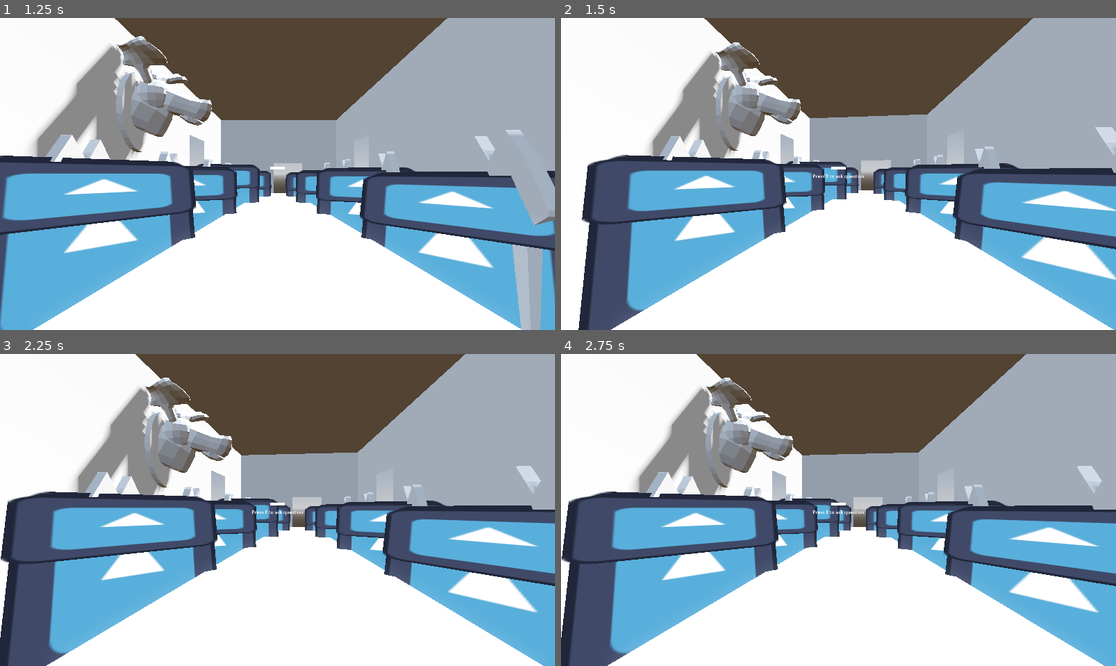
Above: before the commit, frames 1-4 (two rows, left to right).
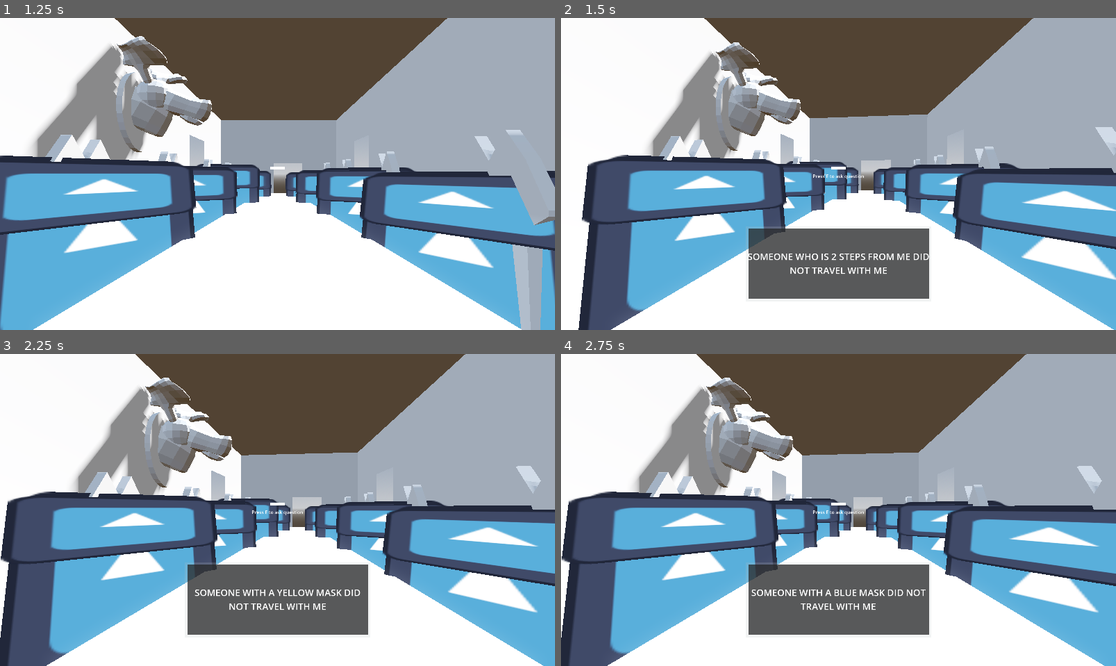
Above: after the commit, the same moments.

Repository: jepuli124/UltraMegaFGJ2026
Game: Godot game, scene res://scenes/world.tscn
Same seed, same stepped clock (60 frames per second), same inputs: the game is played once before the commit and once after it. The project has no main scene, so this scene is started directly. The engine's default icon, where the game draws it, is replaced by a stand-in: a white triangle on a blue panel in a dark square.
Inputs (mouse positions are in pixels of both pictures, inside the frame that each line leads up to):
- Up to frame 1 (1.25 s): tap Enter at 0.5 s; move the mouse to (399, 158) at 0.52 s; hold E (E) from 0.53 s (still down); click (399, 158) at 0.67 s
- Up to frame 2 (1.5 s): tap Space at 1.25 s; move the mouse to (810, 174) at 1.27 s; release E (E) at 1.28 s; tap E (E) at 1.35 s
- Up to frame 3 (2.25 s): tap E (E) at 2 s; move the mouse to (288, 503) at 2.02 s; press the mouse at (288, 503) at 2.03 s
- Up to frame 4 (2.75 s): tap E (E) at 2.3 s

Frame 1 is identical in both runs. In frame 2, 7.1% of the frame differs, in the area x 33-67%, y 66-90%; in frame 3, 7.1%; in frame 4, 7.1%.

Commit message:
Implemented Lauris puzzle to Konstas dialogue_handler, small changes

Diff:
--- a/Globals.gd
+++ b/Globals.gd
@@ -1,4 +1,5 @@
 extends Node
+
 
 var mouse_sensitivity : float = 0.25
 
--- a/project.godot
+++ b/project.godot
@@ -16,6 +16,7 @@
 
 [autoload]
 
+PuzzleGenerator="*uid://cfi400rcw3jhx"
 Globals="*uid://cged6ec3303q4"
 
 [display]
--- a/scenes/dialog_handler.tscn
+++ b/scenes/dialog_handler.tscn
@@ -3,6 +3,7 @@
 [ext_resource type="Script" uid="uid://b4ngh2w8je5x4" path="res://scripts/dialog_handler.gd" id="1_wfo4w"]
 
 [node name="DialogHandler" type="Control" unique_id=1727927088]
+custom_minimum_size = Vector2(100, 64)
 layout_mode = 3
 anchors_preset = 15
 anchor_right = 1.0
@@ -36,6 +37,7 @@
 alignment = 1
 
 [node name="Label" type="Label" parent="VBoxContainer" unique_id=680959838]
+custom_minimum_size = Vector2(100, 64)
 layout_mode = 2
 theme_override_font_sizes/font_size = 32
 text = "text box"
@@ -46,4 +48,8 @@
 [node name="Timer" type="Timer" parent="." unique_id=1041607669]
 one_shot = true
 
+[node name="DialogueDisappear" type="Timer" parent="." unique_id=914500793]
+wait_time = 5.0
+
 [connection signal="timeout" from="Timer" to="." method="_on_timer_timeout"]
+[connection signal="timeout" from="DialogueDisappear" to="." method="_on_dialogue_disappear_timeout"]
--- a/scenes/world.tscn
+++ b/scenes/world.tscn
@@ -1,9 +1,11 @@
 [gd_scene format=3 uid="uid://cesu0yy3x1byf"]
 
+[ext_resource type="Script" uid="uid://dc18pen7copch" path="res://scripts/world.gd" id="1_71j4m"]
 [ext_resource type="PackedScene" uid="uid://bagq2w31y1q7j" path="res://scenes/room.tscn" id="1_rwgxs"]
 [ext_resource type="PackedScene" uid="uid://dikugovttssoa" path="res://scenes/player.tscn" id="2_4wyf3"]
 [ext_resource type="PackedScene" uid="uid://dmu3p8dtw8uwl" path="res://scenes/guest.tscn" id="3_4wyf3"]
 [ext_resource type="PackedScene" uid="uid://dt5avfjyi3o5o" path="res://scenes/moose_head.tscn" id="4_k0juu"]
+[ext_resource type="PackedScene" uid="uid://5uglku51lecu" path="res://scenes/dialog_handler.tscn" id="6_qfnet"]
 
 [sub_resource type="ProceduralSkyMaterial" id="ProceduralSkyMaterial_k0juu"]
 sky_horizon_color = Color(0.66224277, 0.6717428, 0.6867428, 1)
@@ -19,6 +21,7 @@
 glow_enabled = true
 
 [node name="World" type="Node3D" unique_id=573383342]
+script = ExtResource("1_71j4m")
 
 [node name="WorldEnvironment" type="WorldEnvironment" parent="." unique_id=9272890]
 environment = SubResource("Environment_qfnet")
@@ -68,3 +71,5 @@
 
 [node name="MooseHead" parent="." unique_id=1305199472 instance=ExtResource("4_k0juu")]
 transform = Transform3D(-1.0927847e-08, 0, 0.25, 0, 0.25, 0, -0.25, 0, -1.0927847e-08, -1.8744421, 3.0630825, 0)
+
+[node name="DialogHandler" parent="." unique_id=1727927088 instance=ExtResource("6_qfnet")]
--- a/scripts/dialog_handler.gd
+++ b/scripts/dialog_handler.gd
@@ -3,24 +3,28 @@
 @export var dialogText = ""
 @onready var textBox := $VBoxContainer/Label
 @onready var timer := $Timer
+@onready var dialog_timer := $DialogueDisappear
 
 var sliceCounter = 0
 const letterWaitLength = 0.1
 
 func _ready() -> void:
 	textBox.text = dialogText
+	visible = false
 
-func changeText(text: String) -> void:
-	if(text.length() > 0):
+func change_text(text: String) -> void:
+	visible = true
+	if (text.length() > 0):
 		dialogText = text
 	textBox.text = dialogText
+	dialog_timer.start()
 
-func changeLargeText(text: String) -> void:
-	if(text.length() > 0):
+func change_large_text(text: String) -> void:
+	visible = true
+	if (text.length() > 0):
 		dialogText = text
 	sliceCounter = 0
 	_on_timer_timeout()
-
 
 func _on_timer_timeout() -> void:
 	var text = dialogText.get_slice("\n", sliceCounter)
@@ -33,3 +37,8 @@
 	textBox.text = text
 	timer.wait_time = text.length()*letterWaitLength + 1
 	timer.start()
+
+
+func _on_dialogue_disappear_timeout() -> void:
+	visible = false
+	textBox.text = ""
--- a/scripts/dialog_test.gd
+++ b/scripts/dialog_test.gd
@@ -3,7 +3,7 @@
 @onready var dialog = $DialogHandler
 # Called when the node enters the scene tree for the first time.
 func _ready() -> void:
-	dialog.changeLargeText("welcome to the game
+	dialog.change_large_text("welcome to the game
 	Apuva lol
 	Oletko koskaan ajatellu että hoomerin läskit kuteet on jotain mitä bard simson halluasi
 	he
--- a/scripts/guest.gd
+++ b/scripts/guest.gd
@@ -2,11 +2,19 @@
 
 class_name Guest
 
+signal request_dialogue(dialog : String)
+
 @export var target : Node3D = null
-
 @export var BodyTexture : Resource = null
 @export var MaskTexture : Resource = null
 
+#{
+# "is_assasin": i<number_of_assasins,
+# "colour": randi_range(0, NUMBER_OF_COLOURS-1),
+# "travel_companions": [],
+# "messages": []
+#}
+var dialogue_data : Dictionary = {}
 
 # Called when the node enters the scene tree for the first time.
 func _ready() -> void:
@@ -20,4 +28,5 @@
 
 
 func interact(caller : Node3D) -> void:
-	print("Hello There Traveller!")
+	var msg = dialogue_data["messages"][randi_range(0, len(dialogue_data["messages"]) -1)]["text"]
+	request_dialogue.emit(msg)
--- a/scripts/puzzle_generator.gd
+++ b/scripts/puzzle_generator.gd
@@ -1,3 +1,5 @@
+extends Node
+
 const NUMBER_OF_COLOURS = 4
 const NUMBER_OF_MESSAGES_PER_CHARACTER = 3
 const NUMBER_OF_INNOCENTS_PER_TRAVEL_GROUP = 2
@@ -204,7 +206,7 @@
 	for target_index in range(message_grid[0].size()):
 		var statements = []
 		for source_index in range(message_grid.size()):
-			if message_grid[source_index][target_index] != -1 and not ignored_rows.has(floor(source_index / NUMBER_OF_MESSAGES_PER_CHARACTER)):
+			if message_grid[source_index][target_index] is Dictionary and not ignored_rows.has(floor(source_index / NUMBER_OF_MESSAGES_PER_CHARACTER)):
 				statements.append(message_grid[source_index][target_index])
 		for statement in statements:
 			for contradicting in statement[1]:
--- /dev/null
+++ b/scripts/world.gd
@@ -0,0 +1,28 @@
+extends Node3D
+
+var _generated_list_of_characters : Array
+
+@onready var dialog_handler : Control = $DialogHandler
+
+# Called when the node enters the scene tree for the first time.
+func _ready() -> void:
+	_generated_list_of_characters = PuzzleGenerator.generate_puzzle(8, 2)
+	_set_characters()
+
+
+#{
+# "is_assasin": i<number_of_assasins,
+# "colour": randi_range(0, NUMBER_OF_COLOURS-1),
+# "travel_companions": [],
+# "messages": []
+#}
+func _set_characters() -> void:
+	var guests = $Guests.get_children()
+	var i = 0
+	for chr in _generated_list_of_characters:
+		guests[i].dialogue_data = chr
+		guests[i].request_dialogue.connect(_on_guest_request_dialogue)
+		i += 1
+
+func _on_guest_request_dialogue(dialog: String) -> void:
+	dialog_handler.change_text(dialog)
Not shown, added: music/SomeMusic3.mp3.import
Not shown: 1 places in scenes/dialogTest.tscn that only renumber resources
Not shown: 1 places in scenes/guest.tscn that only renumber resources
Not shown, added: scripts/world.gd.uid
